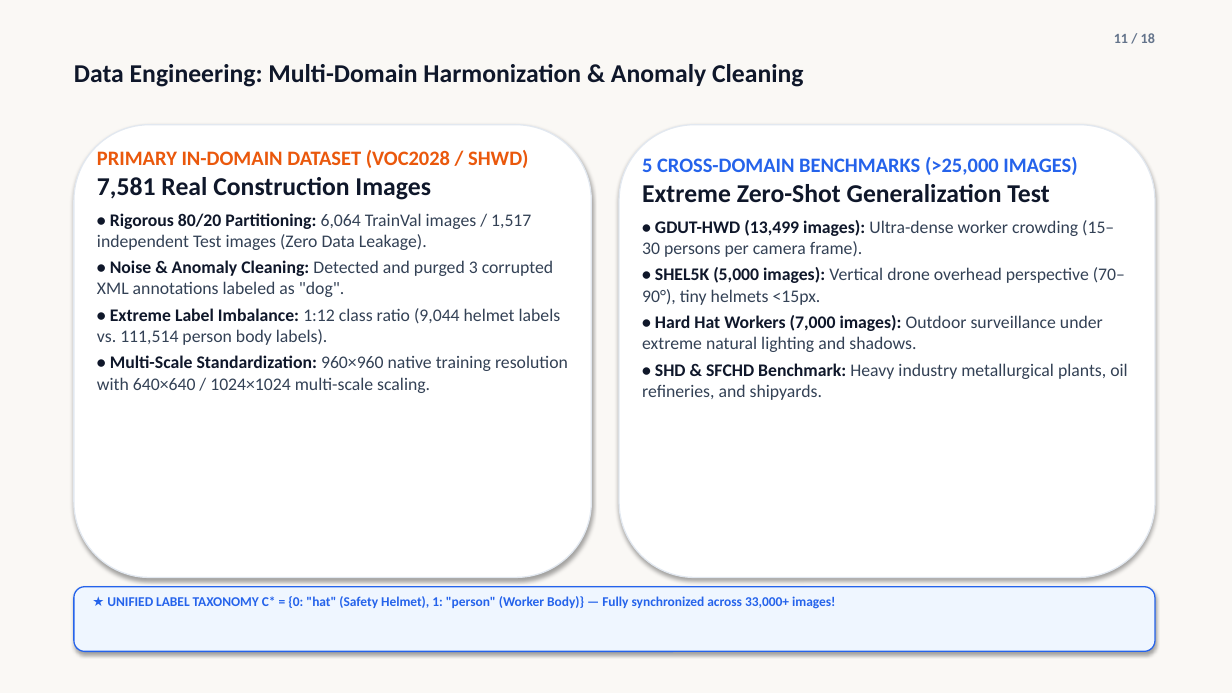
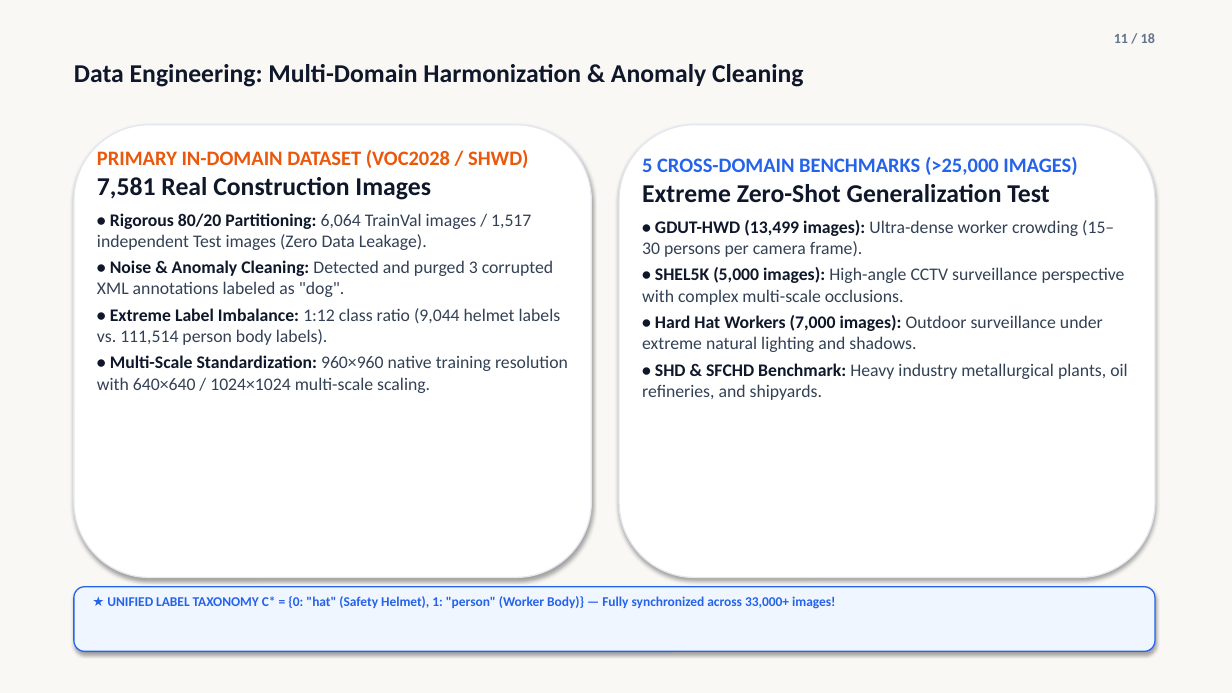
Before and after one commit to hannhu11/AI-Capstone---Rep-YOLOv11-CoordConv-BiFormer-Focal-EIoU, a slide deck: slide 15 of review_1_main/Capstone_Review_1.pptx. Drawn at 1232x693 pixels with LibreOffice and Linux fonts; fonts in the diff are those of the drawing. Boxes give left, top, right and bottom in pixels: in the first picture for what was removed or moved away, otherwise in the second. Text is boxed around its words. In the diff, an @@ line names an element or a change of style, - is before the commit and + after.

Commit message:
fix(dataset): Correct SHEL5K characterization from vertical drone to high-angle surveillance with multi-level label ambiguity across paper, slides, and defense guides

```diff
--- a/review_1_main/Capstone_Review_1.pptx
+++ b/review_1_main/Capstone_Review_1.pptx
@@ text at [642, 267, 1125, 305]: text changed @@
-• SHEL5K (5,000 images): Vertical drone overhead perspective (70–90°), tiny helmets <15px.
+• SHEL5K (5,000 images): High-angle CCTV surveillance perspective with complex multi-scale occlusions.
```
Also in this commit, not shown: 12 other files.
